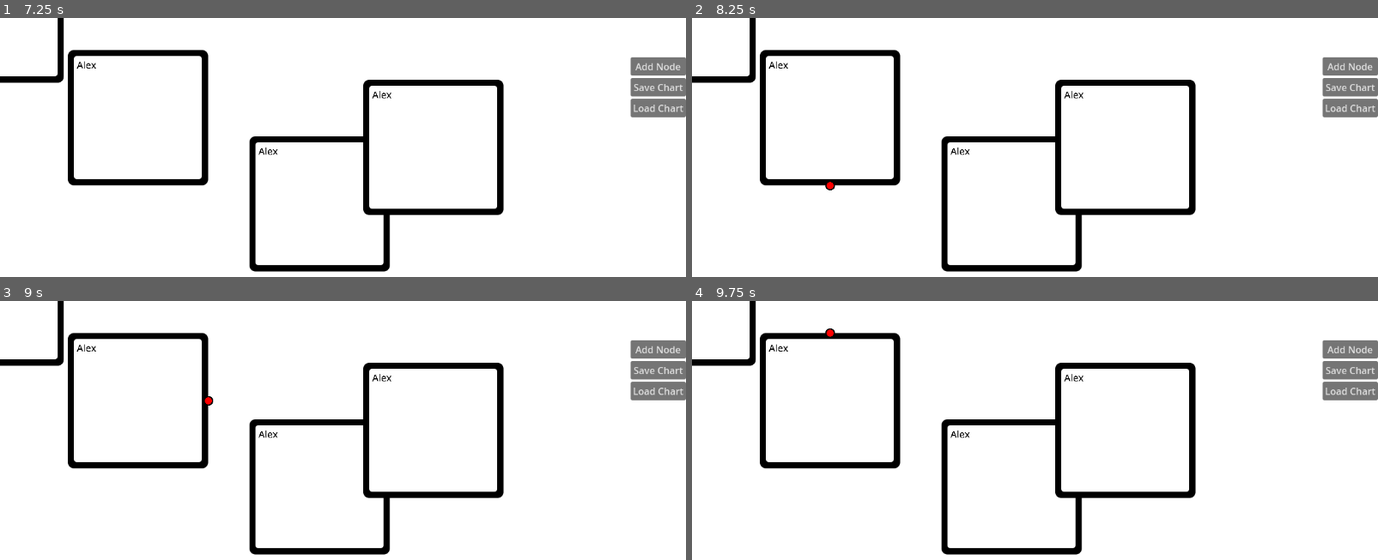
Above: before the commit, frames 1-4 (two rows, left to right).
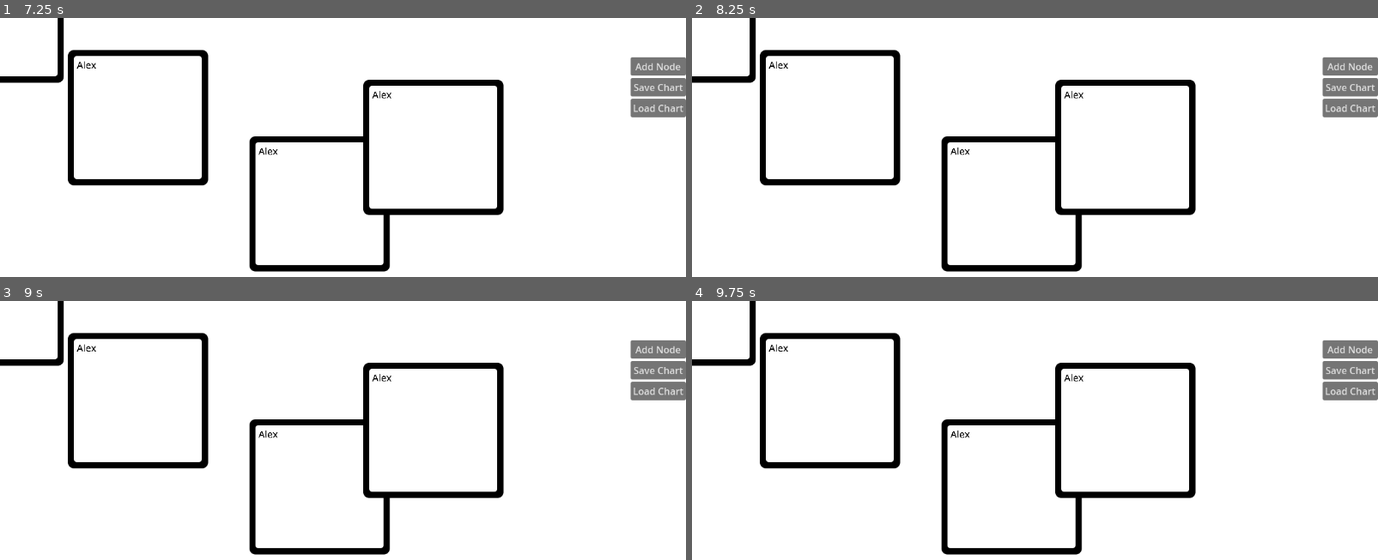
Above: after the commit, the same moments.

Repository: Shuflduf/Flow-Chart
Game: Godot game, scene res://scenes/main.tscn
Two runs of this game, one before a commit and one after it. Both use one fixed random seed, a clock stepped at 60 frames per second and the inputs below.
Inputs (mouse positions are in pixels of both pictures, inside the frame that each line leads up to):
- Up to frame 1 (7.25 s): click (137, 116) at 0.52 s; type "Alex" at 0.6 s; click (322, 204) at 0.75 s; type "Alex" at 0.83 s; click (432, 147) at 0.98 s; type "Alex" at 1.07 s; click "Load Chart" at 1.25 s; click "Add Node" at 2 s; click (0, 18) at 2.77 s; type "Alex" at 2.85 s; click "Add Node" at 3.5 s; click (0, 18) at 4.27 s; type "Alex" at 4.35 s; click "Add Node" at 5 s; click "Save Chart" at 5.75 s; move the mouse to (outside the picture) at 6.52 s; hold Right mouse button (delete) from 6.53 s (still down); click (outside the picture) at 6.8 s
- Up to frame 2 (8.25 s): tap Enter at 7.25 s; move the mouse to (760, 119) at 7.27 s; release Right mouse button (delete) at 7.28 s; click (760, 119) at 7.35 s; right-click (760, 119) at 7.55 s; tap Space at 8 s; move the mouse to (829, 186) at 8.02 s; hold Right mouse button (delete) from 8.03 s (still down)
- Up to frame 3 (9 s): click (137, 469) at 8.3 s; tap Enter at 8.75 s; move the mouse to (205, 402) at 8.77 s; release Right mouse button (delete) at 8.78 s; click (205, 402) at 8.85 s
- Up to frame 4 (9.75 s): right-click (897, 402) at 9.05 s; tap Space at 9.5 s; move the mouse to (829, 332) at 9.52 s; hold Right mouse button (delete) from 9.53 s (still down)

Frame 1 is identical in both runs. In frame 2, less than 0.1% of the frame differs, in the area x 19-21%, y 63-67%; in frame 3, less than 0.1%, in the area x 29-32%, y 36-41%; in frame 4, less than 0.1%.

Commit message:
REMOVED HANDLES AND POINTERS
and fixed that text bug

Diff:
--- a/resources/default_settings.tres
+++ b/resources/default_settings.tres
@@ -11,4 +11,3 @@
 max_size = 512
 inverse_scroll = false
 zoom_sens = 1.1
-load_default = true
--- a/scenes/node.tscn
+++ b/scenes/node.tscn
@@ -1,9 +1,8 @@
-[gd_scene load_steps=7 format=3 uid="uid://bt8ik1p2capsh"]
+[gd_scene load_steps=6 format=3 uid="uid://bt8ik1p2capsh"]
 
 [ext_resource type="Script" path="res://scripts/node.gd" id="1_33khk"]
 [ext_resource type="FontFile" uid="uid://b84rrip7gr1t1" path="res://assets/fonts/OPENSANS-MEDIUM.TTF" id="2_l54e1"]
 [ext_resource type="StyleBox" uid="uid://dyrgf00qmr58x" path="res://resources/textedit.tres" id="3_3as4h"]
-[ext_resource type="PackedScene" uid="uid://22388onf67bk" path="res://scenes/handle.tscn" id="4_gqlv8"]
 
 [sub_resource type="StyleBoxFlat" id="StyleBoxFlat_m7f50"]
 bg_color = Color(0, 0, 0, 1)
@@ -32,7 +31,6 @@
 offset_top = 0.152008
 offset_right = -0.512001
 offset_bottom = -1.15201
-mouse_default_cursor_shape = 9
 theme_override_styles/panel = SubResource("StyleBoxFlat_m7f50")
 script = ExtResource("1_33khk")
 metadata/_edit_use_anchors_ = true
@@ -51,7 +49,6 @@
 theme_override_styles/panel = SubResource("StyleBoxFlat_gj3vu")
 
 [node name="MarginContainer" type="MarginContainer" parent="Outline/PanelContainer"]
-unique_name_in_owner = true
 layout_mode = 2
 theme_override_constants/margin_left = 5
 theme_override_constants/margin_right = 0
@@ -72,40 +69,6 @@
 scroll_smooth = true
 caret_blink = true
 
-[node name="Handles" type="Control" parent="."]
-layout_mode = 2
-mouse_filter = 2
-
-[node name="Handle" parent="Handles" instance=ExtResource("4_gqlv8")]
-layout_mode = 0
-offset_left = -8.0
-offset_top = 56.0
-offset_right = 8.0
-offset_bottom = 72.0
-
-[node name="Handle2" parent="Handles" instance=ExtResource("4_gqlv8")]
-layout_mode = 0
-offset_left = 56.0
-offset_top = 120.0
-offset_right = 72.0
-offset_bottom = 136.0
-
-[node name="Handle3" parent="Handles" instance=ExtResource("4_gqlv8")]
-layout_mode = 0
-offset_left = 120.0
-offset_top = 57.0
-offset_right = 136.0
-offset_bottom = 73.0
-
-[node name="Handle4" parent="Handles" instance=ExtResource("4_gqlv8")]
-layout_mode = 0
-offset_left = 56.0
-offset_top = -8.00001
-offset_right = 72.0
-offset_bottom = 7.99999
-
 [connection signal="gui_input" from="Outline" to="." method="_on_margin_container_gui_input"]
 [connection signal="gui_input" from="Outline/PanelContainer/MarginContainer" to="." method="_on_gui_input"]
 [connection signal="gui_input" from="Outline/PanelContainer/MarginContainer/TextEdit" to="." method="_on_text_edit_gui_input"]
-[connection signal="mouse_entered" from="Handles" to="." method="_on_handles_mouse_entered"]
-[connection signal="mouse_exited" from="Handles" to="." method="_on_handles_mouse_exited"]
--- a/scripts/backround.gd
+++ b/scripts/backround.gd
@@ -2,7 +2,7 @@
 
 @export var chart: Control
 
-func _on_gui_input(event):
+func _on_gui_input(event: InputEvent) -> void:
 	if event.is_action_pressed("mouse_left"):
 		for child in chart.get_children():
 			if child is FlowChartNode:
--- a/scripts/chart.gd
+++ b/scripts/chart.gd
@@ -10,21 +10,16 @@
 
 const CHART_NODE = preload("res://scenes/node.tscn")
 
-#func _ready() -> void:
-	#Global.load_chart()
-
-
 func _process(_delta: float) -> void:
 	if Global.active_node != null:
-		Global.active_node._moved()
-		var actual_pos := get_local_mouse_position() + Global.active_node.local_mouse_offset
+		var actual_pos : Vector2 = get_local_mouse_position() + Global.active_node.local_mouse_offset
 
 		Global.active_node.global_position = grid_mover.move_grid(actual_pos)
 		return
 
 	if moving_chart:
 		nodes.position = get_global_mouse_position() + mouse_offset
-		update_all_nodes()
+
 
 
 func _on_gui_input(event: InputEvent) -> void:
@@ -59,7 +54,6 @@
 		nodes.scale = nodes.scale * zoom_change
 		var delta := (mouse_position - nodes.global_position) * (zoom_change - 1)
 		nodes.global_position = nodes.global_position - delta
-		update_all_nodes()
 
 
 func add_node() -> void:
@@ -67,8 +61,3 @@
 	print(nodes.global_position / nodes.scale)
 	new_node.global_position = (-nodes.global_position / nodes.scale)# - (nodes.global_position * 2)
 	nodes.add_child(new_node)
-
-
-func update_all_nodes() -> void:
-	for node in nodes.get_children():
-			node._moved()
--- a/scripts/global.gd
+++ b/scripts/global.gd
@@ -1,13 +1,11 @@
 extends Node
 
 var active_node: FlowChartNode
-var active_pointer: Pointer
 
 @export var settings: Settings = preload("res://resources/default_settings.tres")
 
+signal finished_loading
 var loading := false
-signal finished_loading
-
 
 func save_chart() -> void:
 	var save_chart_file := FileAccess.open("user://save1.flchrt", FileAccess.WRITE)
@@ -36,9 +34,7 @@
 		i.queue_free()
 
 	loading = true
-	var save_game := FileAccess.open(\
-			"user://save1.flchrt" if !settings.load_default else \
-			"user://default.flchrt", FileAccess.READ)
+	var save_game := FileAccess.open("user://save1.flchrt", FileAccess.READ)
 	while save_game.get_position() < save_game.get_length():
 		## delay effect
 		#for i in 10:
@@ -59,9 +55,9 @@
 
 		# Firstly, we need to create the object and add it to the tree and set its position.
 		var new_object: Node = load(node_data["filename"]).instantiate()
-		if get_node(node_data["parent"]):
-			print("JAHJBKFNS")
-		get_node(node_data["parent"]).add_child(new_object) #.call_deferred("add_child", new_object)
+
+		get_node(node_data["parent"]).call_deferred("add_child", new_object) #.add_child(new_object)
+
 
 		if node_data.has("pos_x"):
 			new_object.set_deferred("position", Vector2(node_data["pos_x"], node_data["pos_y"]))
@@ -72,15 +68,11 @@
 		if node_data.has("text"):
 			new_object.set_text(node_data["text"])
 
-		if new_object is Pointer:
-			new_object.start_pos = get_node(node_data["parent"])
-			new_object.end_pos = get_node(node_data["end_pos"])
 
 		for i: StringName in node_data.keys():
-			if i in ["filename", "parent", "pos_x", "pos_y", "size_x", "size_y"]:
+			if i in ["filename", "parent", "pos_x", "pos_y", "size_x", "size_y", "text"]:
 				continue
 			new_object.set(i, node_data[i])
 
-
 	finished_loading.emit()
 	loading = false
--- a/scripts/mouse_margin_handler.gd
+++ b/scripts/mouse_margin_handler.gd
@@ -2,9 +2,13 @@
 extends Node
 
 var start_pos: Vector2
+var enable_debug := false
 
 func passed_threshold(pos: Vector2) -> bool:
-	if (start_pos + pos).length() > Global.settings.mouse_margin:
+	var length := (start_pos - pos).length()
+	if enable_debug:
+		print(length)
+	if length > Global.settings.mouse_margin:
 		return true
 	else:
 		return false
--- a/scripts/node.gd
+++ b/scripts/node.gd
@@ -6,8 +6,6 @@
 var hovering := false
 
 @onready var text := %TextEdit
-@onready var text_box := %MarginContainer
-@onready var handles := $Handles
 @onready var outline := %Outline
 
 var local_mouse_offset: Vector2
@@ -20,7 +18,6 @@
 var current_edge: edges
 
 func save() -> Dictionary:
-	#print(text.text)
 	var save_dict := {
 		"filename" : get_scene_file_path(),
 		"parent" : get_parent().get_path(),
@@ -32,29 +29,27 @@
 	}
 	return save_dict
 
+
 func set_text(input_text: String) -> void:
 	await Global.finished_loading
 	%TextEdit.text = input_text
 
 
-func _ready() -> void:
-	update_handles_position()
-
-
 func _on_text_edit_gui_input(event: InputEvent) -> void:
-	if event is InputEventMouse:
+	if event is InputEventMouseButton:
 		_on_gui_input(event)
 
 
 func _on_gui_input(event: InputEventMouse) -> void:
 	if event.is_action_pressed("mouse_left"):
 		local_mouse_offset = global_position - event.global_position
+		#print(local_mouse_offset)
 		var moving := false
 		var margin_handler := MouseMarginer.new()
 		margin_handler.start_pos = local_mouse_offset
 		while !moving and holding_down():
 			await get_tree().process_frame
-			if margin_handler.passed_threshold(get_local_mouse_position()):
+			if margin_handler.passed_threshold(global_position - get_global_mouse_position()):
 				moving = true
 
 		if moving:
@@ -68,14 +63,6 @@
 		return
 
 	if event.is_action_pressed("delete"):
-		for handle: Handle in handles.get_children():
-			for pointer: Pointer in handle.get_children():
-				pointer.end_pos.pointer_ends.erase(pointer)
-				pointer.queue_free()
-
-			for pointer: Pointer in handle.pointer_ends:
-				pointer.queue_free()
-
 		queue_free()
 
 
@@ -104,20 +91,6 @@
 func _input(event: InputEvent) -> void:
 	if event.is_action_pressed("ui_cancel"):
 		disable_text_field()
-
-
-func update_handles_position() -> void:
-	var handles_children := handles.get_children()
-	handles_children[0].position = Vector2(0, size.y / 2) - handles_children[0].size / 2
-	handles_children[1].position = Vector2(size.x / 2, size.y) - handles_children[1].size / 2
-	handles_children[2].position = Vector2(size.x, size.y / 2) - handles_children[2].size / 2
-	handles_children[3].position = Vector2(size.x / 2, 0) - handles_children[3].size / 2
-
-
-func _moved() -> void:
-	for handle in handles.get_children():
-		if handle is Handle:
-			handle._node_moved()
 
 
 func _on_margin_container_gui_input(event: InputEvent) -> void:
@@ -156,9 +129,6 @@
 
 		size.x = clamp(size.x, Global.settings.min_size, Global.settings.max_size)
 		size.y = clamp(size.y, Global.settings.min_size, Global.settings.max_size)
-		update_handles_position()
-		_moved()
-		#toggle_handles_texture(true)
 
 
 	if event.is_action_pressed("mouse_left"):
